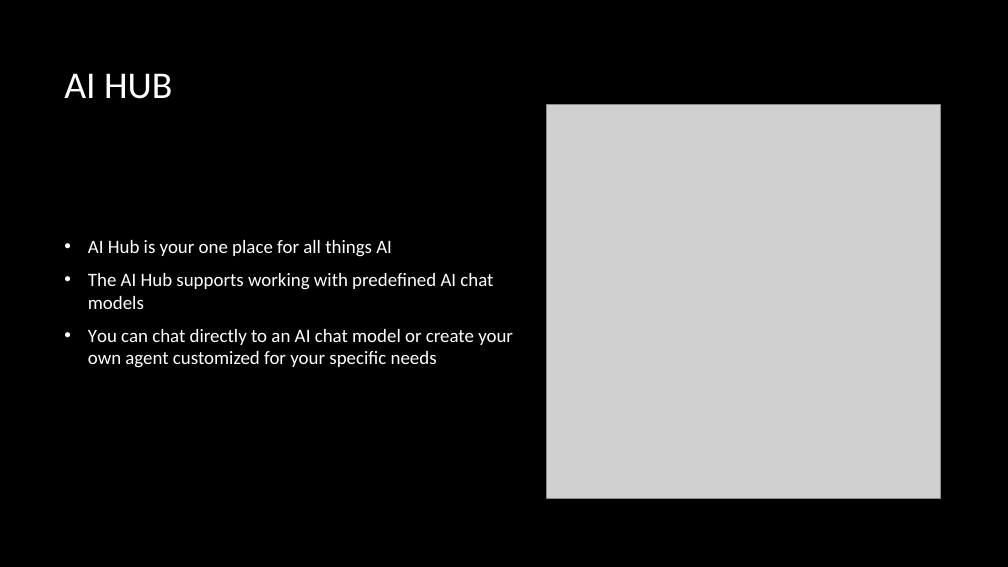
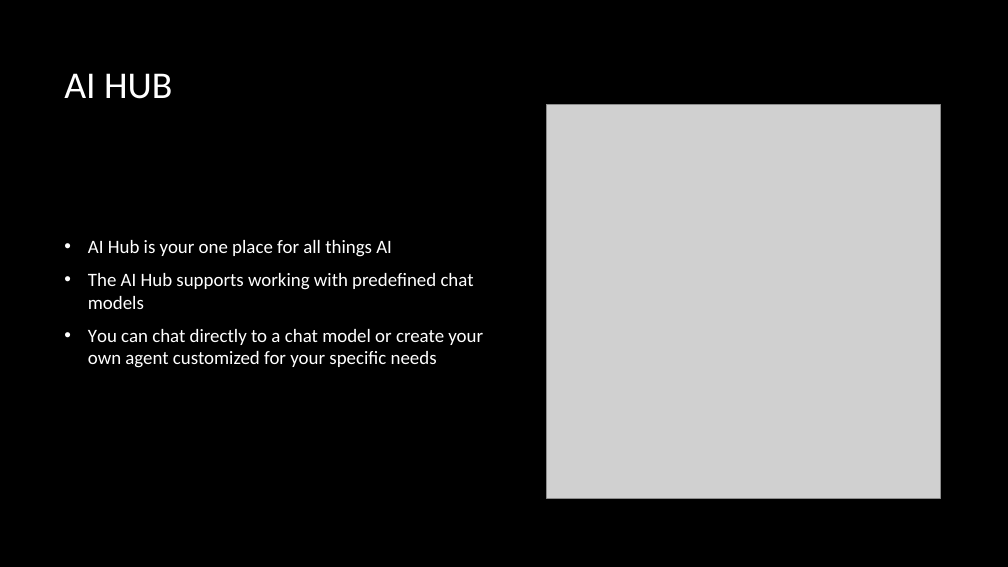
Before and after one commit to alexaytov/ai-hub, a slide deck: slide 2 of Presentation.pptx. Drawn at 1008x567 pixels with LibreOffice and Linux fonts; fonts in the diff are those of the drawing; grey boxes stand for pictures; background and template pictures are left out. Boxes give left, top, right and bottom in pixels: in the first picture for what was removed or moved away, otherwise in the second. Text is boxed around its words. In the diff, an @@ line names an element or a change of style, - is before the commit and + after.

```diff
--- a/Presentation.pptx
+++ b/Presentation.pptx
@@ text at box(88, 273, 483, 368): text changed @@
-• The AI Hub supports working with predefined AI chat models
-• You can chat directly to an AI chat model or create your own agent customized for your specific needs
+• The AI Hub supports working with predefined chat models
+• You can chat directly to a chat model or create your own agent customized for your specific needs
```
Also in this commit, not shown: 1 other slide changed, 1 slide added.
